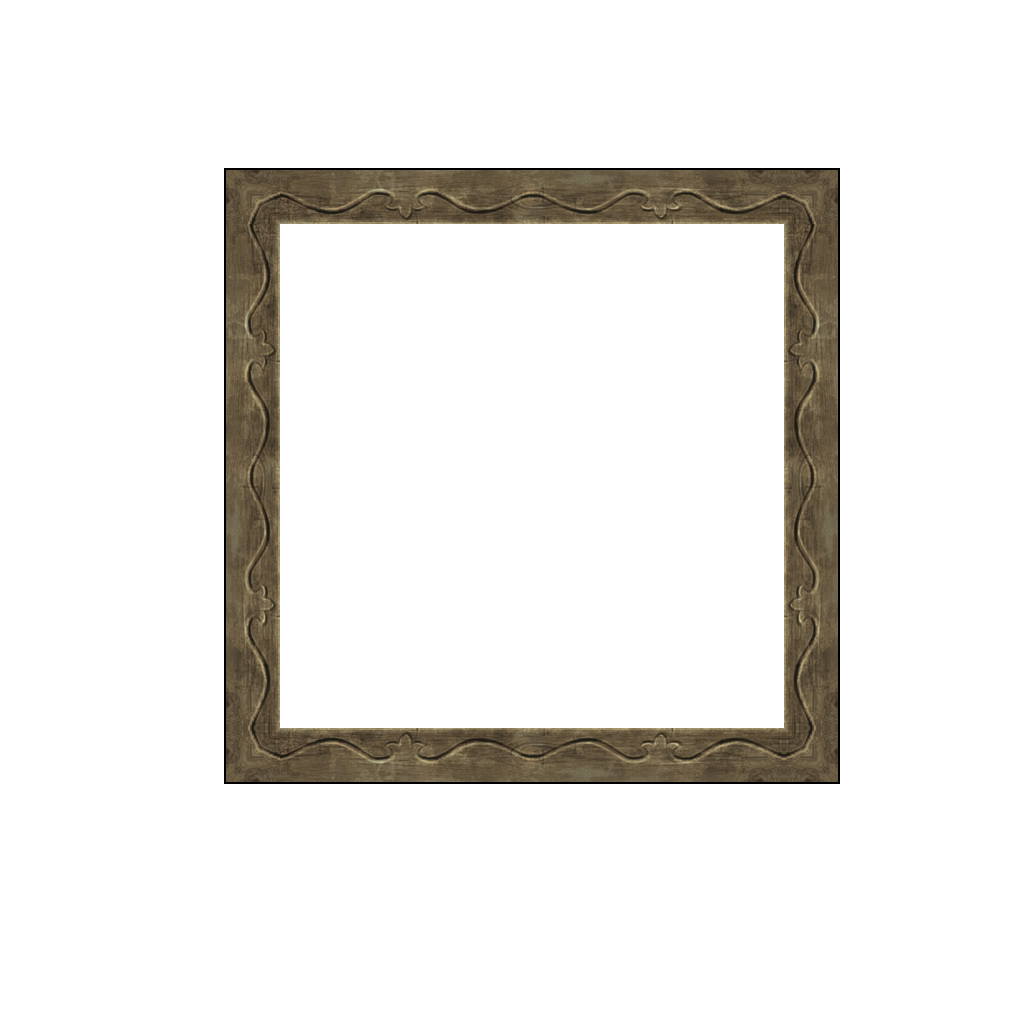
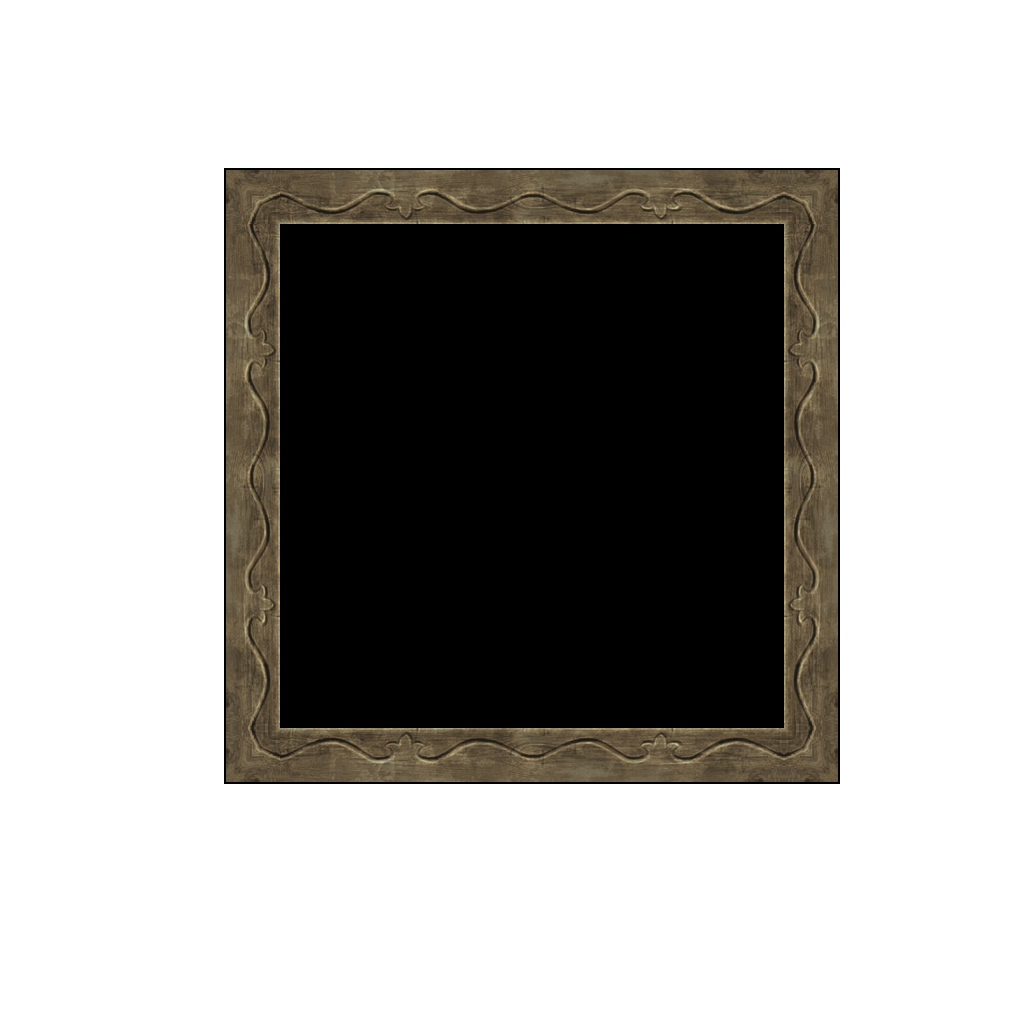
Layer changes from the first 1024px x 1024px image to the second:
painted on "Background" over 280, 224, 784, 728
